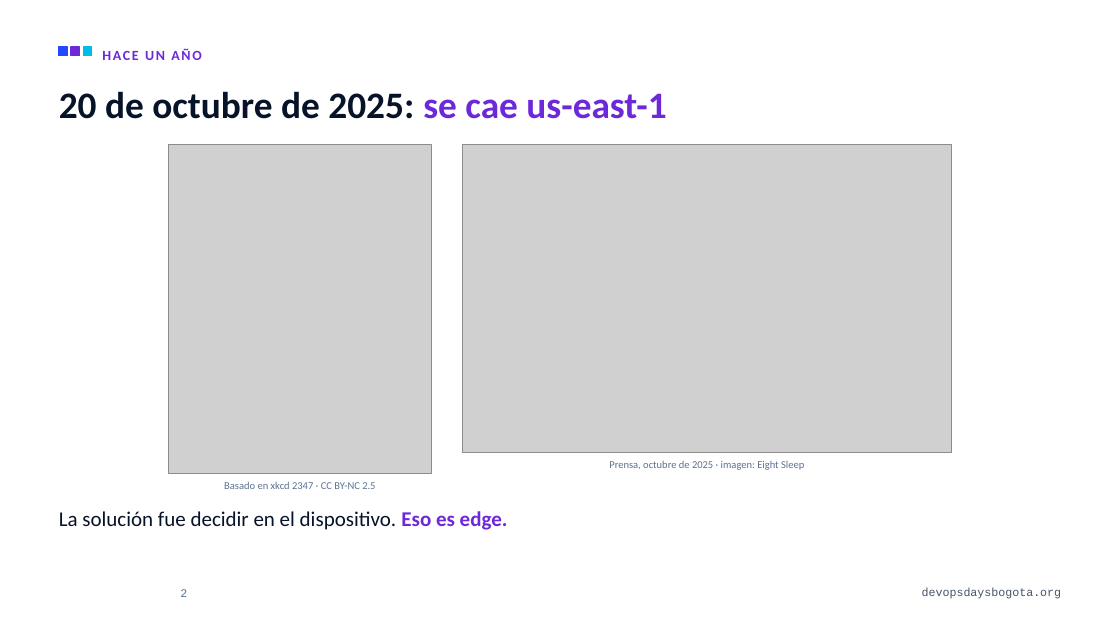
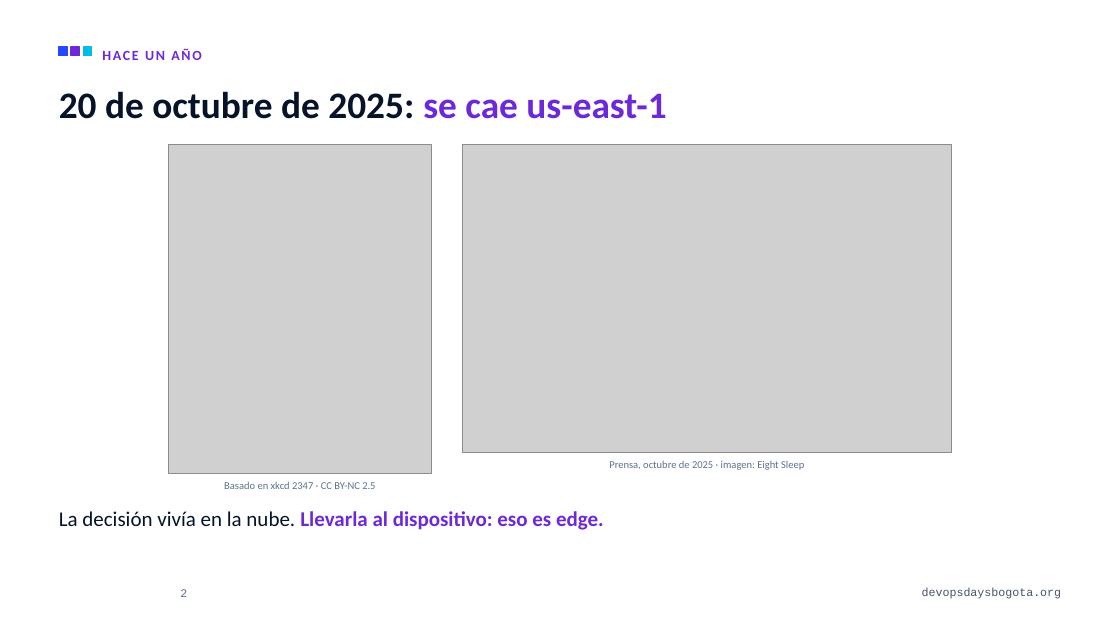
Before and after one commit to alejandro945/mlops-a-ciegas, a slide deck: slide 2 of talk/MLOps-a-ciegas-DevOpsDays-Bogota-2026.pptx. Drawn at 1120x630 pixels with LibreOffice and Linux fonts; fonts in the diff are those of the drawing; grey boxes stand for pictures; background and template pictures are left out. Boxes give left, top, right and bottom in pixels: in the first picture for what was removed or moved away, otherwise in the second. Text is boxed around its words. In the diff, an @@ line names an element or a change of style, - is before the commit and + after.

```diff
--- a/talk/MLOps-a-ciegas-DevOpsDays-Bogota-2026.pptx
+++ b/talk/MLOps-a-ciegas-DevOpsDays-Bogota-2026.pptx
@@ text at [59,511,604,530]: text changed; text colour #071329 to #6D28D9; bold on @@
-La solución fue decidir en el dispositivo. Eso es edge.
+La decisión vivía en la nube. Llevarla al dispositivo: eso es edge.
```
Also in this commit, not shown: 4 other files.
